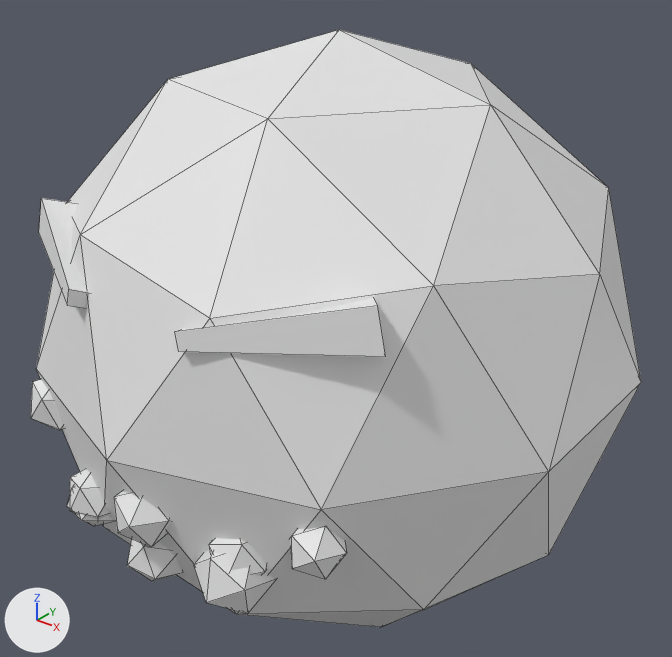
Renders of the Blender file Assets/Bots/Meshes/facial-features.blend from each side of a commit.
Before and after are seen from a camera (50 mm lens) standing at (1.792, -2.256, 1.409) and looking at (-0.005, -0.011, 0.017). Arrows for +X, +Y and +Z are at lower left; the lights stay in place. Mesh edges are drawn as thin lines.
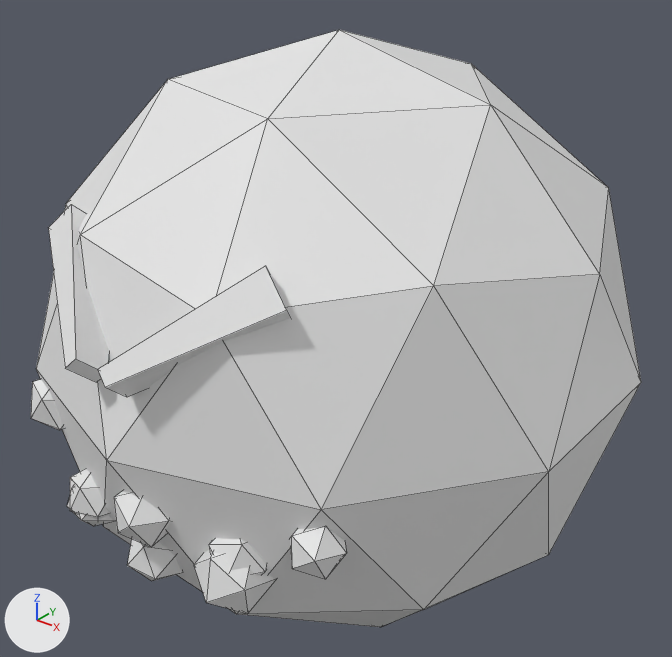
Changed parts and their boxes (x1, y1, x2, y2) in the pictures (672 x 657 px):
'Cube', reshaped, moved (30% narrower, 21% taller)
    before: (39, 198, 386, 357)
    after: (49, 204, 291, 397)

What the commit changed:
me_cube_001 has 8 vertices, 6 faces and spans x -1.0..0.94, y -1.0..1.81, z -1.0..1.0.
me_cube_001 is used by ob_cube; parent ob_angry; location (-0.423, -0.781, 0.405); rotation (-0.218, 0.144, -0.76), in degrees (-12, 8.3, -44); scale (0.253, 0.0826, 0.0616).
Part 1, on me_cube_001:
Vertex 0 of me_cube_001 moves from (-1.0, -1.0, -1.0) at pixel (38, 232) to (-1.01, -0.98, 1.24) at pixel (48, 227).
Vertex 1 of me_cube_001 moves from (-1.0, -1.0, 1.0) at pixel (41, 198) to (-0.88, -0.28, 2.92) at pixel (71, 204).
Vertex 2 of me_cube_001 moves from (-1.0, 1.0, -1.0) to (-1.05, 0.77, -0.03).
Vertex 3 of me_cube_001 moves from (-1.0, 1.0, 1.0) to (-0.91, 1.48, 1.65).
Vertex 4 of me_cube_001 moves from (0.94, 0.58, 0.02) at pixel (67, 305) to (0.89, 0.3, -1.03) at pixel (65, 368).
Vertex 5 of me_cube_001 moves from (0.94, 0.58, 0.85) at pixel (68, 289) to (0.95, 0.59, -0.33) at pixel (75, 358).
Vertex 6 of me_cube_001 moves from (0.87, 1.81, -0.26) to (0.78, 1.3, -1.96) at pixel (96, 382).
Vertex 7 of me_cube_001 moves from (0.87, 1.81, 0.58) to (0.83, 1.59, -1.26).
Object 'Cube' (ob_cube) moves from (-0.423, -0.781, 0.405) to (-0.243, -0.895, 0.366).
